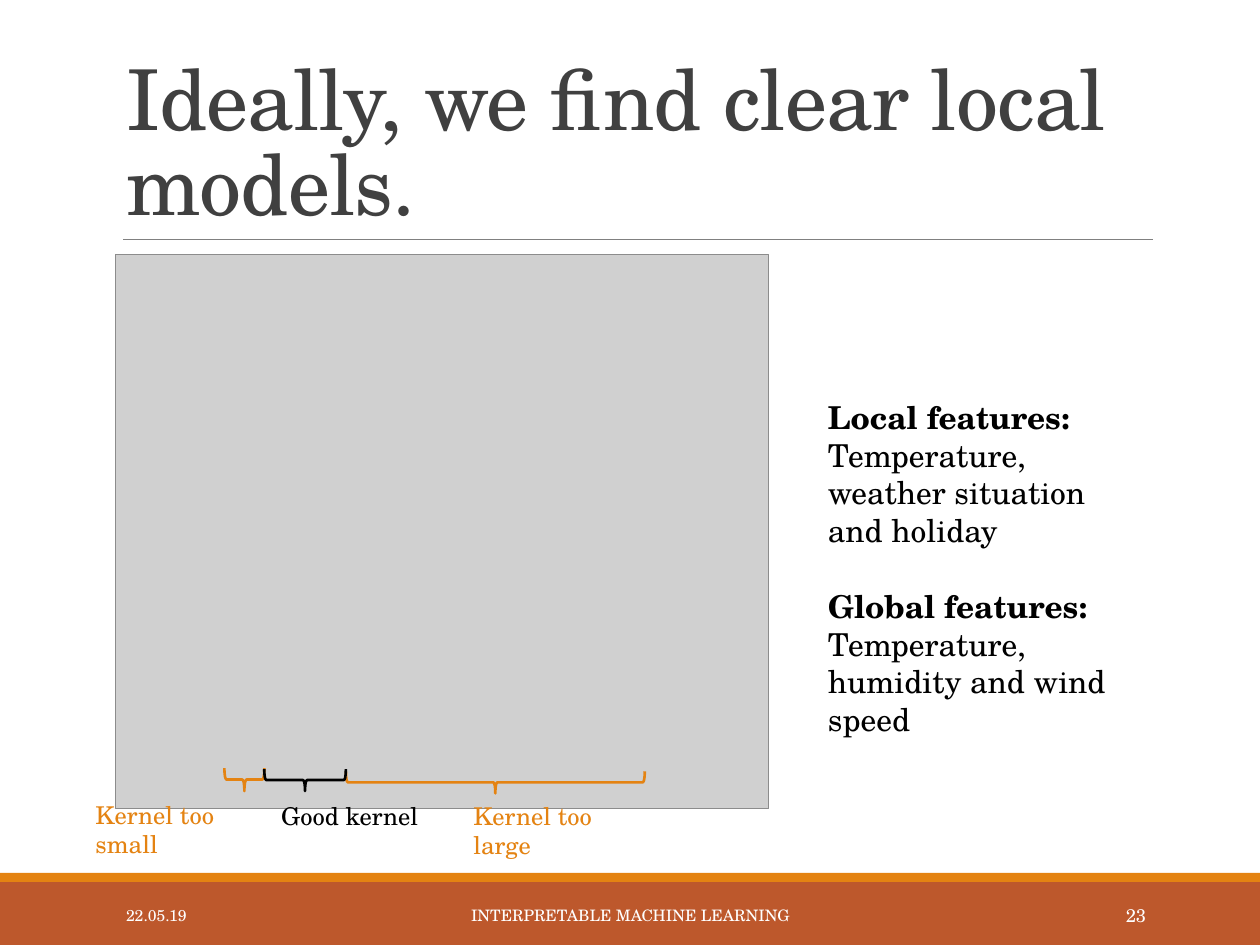
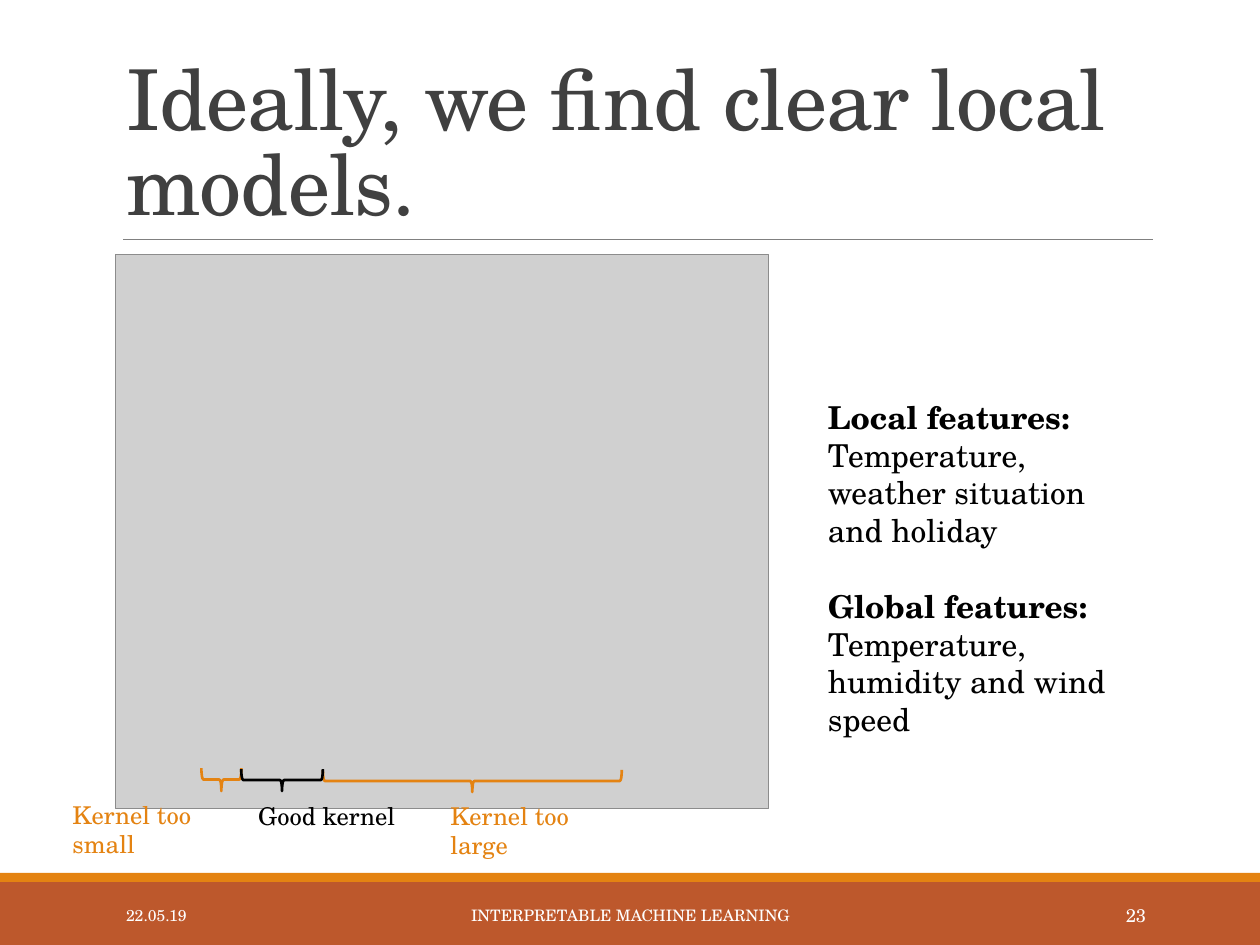
Before and after one commit to slds-lmu/iml_methods_limitations, a slide deck: slide 24 of Slides/LIME-neighbourhood.pptx. Drawn at 1260x945 pixels with LibreOffice and Linux fonts; fonts in the diff are those of the drawing; grey boxes stand for pictures. Boxes give left, top, right and bottom in pixels: in the first picture for what was removed or moved away, otherwise in the second. Text is boxed around its words. In the diff, an @@ line names an element or a change of style, - is before the commit and + after.

```diff
--- a/Slides/LIME-neighbourhood.pptx
+++ b/Slides/LIME-neighbourhood.pptx
@@ 2 left braces, 1 text: place and size @@
-2 left braces, 1 text at box(224, 769, 418, 826)
+2 left braces, 1 text at box(202, 769, 395, 826)
@@ 2 texts, 1 left brace: place and size @@
-2 texts, 1 left brace at box(95, 770, 644, 859)
+2 texts, 1 left brace at box(72, 769, 622, 859)
```
Also in this commit, not shown: 2 other slides changed, 1 other file.
